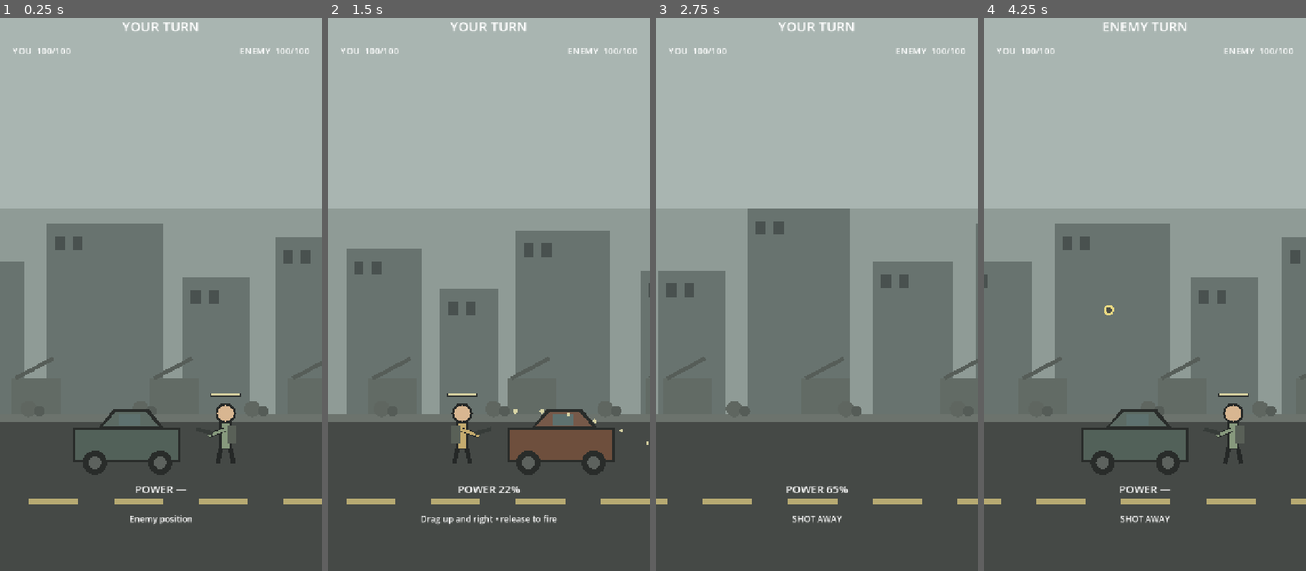
Above: before the commit, frames 1-4 (left to right).
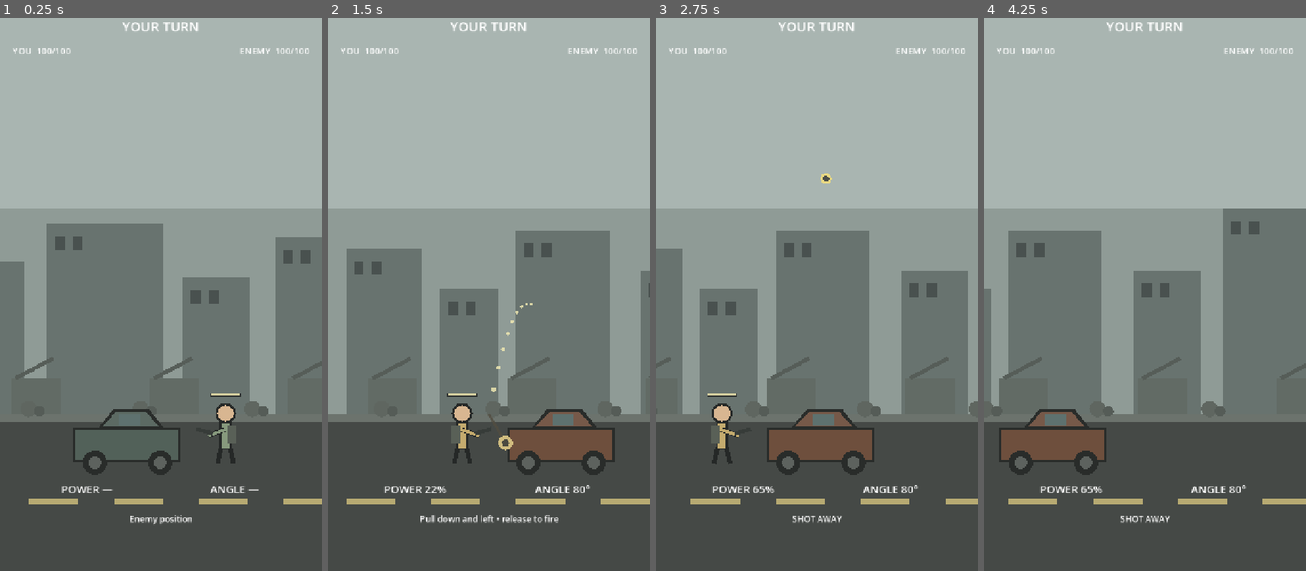
Above: after the commit, the same moments.

Repository: phantompixel-developer/FortKnocks
Game: Godot game, scene res://game/battle/battle.tscn
The game is run twice, just before and just after one commit, with the same random seed, the same clock (stepped at 60 frames per second) and the same inputs.
Inputs (mouse positions are in pixels of both pictures, inside the frame that each line leads up to):
- Up to frame 1 (0.25 s): no input
- Up to frame 2 (1.5 s): move the mouse to (559, 255) at 0.52 s; click (559, 255) at 0.67 s; drag from (424, 311) to (472, 399) at 1.27 s
- Up to frame 3 (2.75 s): move the mouse to (849, 156) at 2.02 s; click (849, 156) at 2.17 s
- Up to frame 4 (4.25 s): drag from (1128, 399) to (1048, 200) at 2.77 s; move the mouse to (1241, 371) at 3.52 s; click (1241, 371) at 3.67 s

The runs differ from the first frame. In frame 1, 0.3% of the frame differs, in the area x 19-81%, y 84-86%; in frame 2, 0.9%; in frame 3, 17%; in frame 4, 21%, in the area x 0-100%, y 0-88%.

Commit message:
feat: add pullback aiming and angle readout

Diff:
--- a/game/battle/aim_guide.gd
+++ b/game/battle/aim_guide.gd
@@ -2,15 +2,17 @@
 extends Node2D
 
 var _velocity := Vector2.ZERO
+var _pullback_offset := Vector2.ZERO
 var _active := false
 var _gravity := 980.0
 
 func _ready() -> void:
 	_gravity = float(ProjectSettings.get_setting("physics/2d/default_gravity", 980.0))
 
-func show_prediction(origin: Vector2, launch_velocity: Vector2) -> void:
+func show_prediction(origin: Vector2, launch_velocity: Vector2, pullback_offset: Vector2) -> void:
 	global_position = origin
 	_velocity = launch_velocity
+	_pullback_offset = pullback_offset
 	_active = true
 	queue_redraw()
 
@@ -22,6 +24,11 @@
 	if not _active:
 		return
 
+	# Virtual tension line shows the finger pulling opposite the firing direction.
+	draw_line(Vector2.ZERO, _pullback_offset, Color(0.32, 0.30, 0.25, 0.82), 5.0, true)
+	draw_circle(_pullback_offset, 16.0, Color(0.86, 0.78, 0.52, 0.92))
+	draw_circle(_pullback_offset, 8.0, Color(0.27, 0.27, 0.24, 0.96))
+
 	for i in range(1, 10):
 		var t := float(i) * 0.085
 		var point := _velocity * t + Vector2(0.0, 0.5 * _gravity * t * t)
--- a/game/battle/battle.tscn
+++ b/game/battle/battle.tscn
@@ -123,12 +123,22 @@
 
 [node name="PowerLabel" type="Label" parent="HUD/Root"]
 layout_mode = 0
-offset_left = 210.0
+offset_left = 60.0
 offset_top = 1080.0
-offset_right = 510.0
+offset_right = 330.0
 offset_bottom = 1124.0
 theme_override_font_sizes/font_size = 24
 text = "POWER —"
+horizontal_alignment = 1
+
+[node name="AngleLabel" type="Label" parent="HUD/Root"]
+layout_mode = 0
+offset_left = 390.0
+offset_top = 1080.0
+offset_right = 660.0
+offset_bottom = 1124.0
+theme_override_font_sizes/font_size = 24
+text = "ANGLE —"
 horizontal_alignment = 1
 
 [node name="HintLabel" type="Label" parent="HUD/Root"]
--- a/game/battle/battle_controller.gd
+++ b/game/battle/battle_controller.gd
@@ -23,6 +23,7 @@
 @onready var health_label: Label = $HUD/Root/HealthLabel
 @onready var enemy_health_label: Label = $HUD/Root/EnemyHealthLabel
 @onready var power_label: Label = $HUD/Root/PowerLabel
+@onready var angle_label: Label = $HUD/Root/AngleLabel
 @onready var hint_label: Label = $HUD/Root/HintLabel
 @onready var restart_button: Button = $HUD/Root/RestartButton
 
@@ -31,6 +32,7 @@
 var _drag_start := Vector2.ZERO
 var _aim_velocity := Vector2.ZERO
 var _aim_power := 0.0
+var _aim_angle_degrees := 0.0
 var _active_shooter: Combatant
 
 func _ready() -> void:
@@ -67,25 +69,39 @@
 	_dragging = true
 	_drag_start = screen_position
 	_aim_power = 0.0
-	hint_label.text = "Drag up and right • release to fire"
+	_aim_angle_degrees = 0.0
+	power_label.text = "POWER 0%"
+	angle_label.text = "ANGLE —"
+	hint_label.text = "Pull down and left • release to fire"
 
 func _update_drag(screen_position: Vector2) -> void:
 	if not _dragging:
 		return
 
-	var drag := screen_position - _drag_start
-	var length := minf(drag.length(), MAX_DRAG)
+	var pullback := screen_position - _drag_start
+	var length := minf(pullback.length(), MAX_DRAG)
 	if length < 1.0:
-		return
-
-	var angle := atan2(-drag.y, maxf(drag.x, 1.0))
+		_aim_power = 0.0
+		_aim_angle_degrees = 0.0
+		power_label.text = "POWER 0%"
+		angle_label.text = "ANGLE —"
+		aim_guide.clear()
+		return
+
+	# Slingshot-style control: the shot travels opposite the finger pull.
+	var constrained_pullback := pullback.normalized() * length
+	var throw_vector := -constrained_pullback
+	var angle := atan2(-throw_vector.y, throw_vector.x)
 	angle = clampf(angle, deg_to_rad(10.0), deg_to_rad(80.0))
+
 	_aim_power = clampf(length / MAX_DRAG, 0.0, 1.0)
+	_aim_angle_degrees = rad_to_deg(angle)
 	var speed := lerpf(MIN_SPEED, MAX_SPEED, _aim_power)
 	_aim_velocity = Vector2(cos(angle), -sin(angle)) * speed
 
-	aim_guide.show_prediction(player.get_launch_origin(), _aim_velocity)
+	aim_guide.show_prediction(player.get_launch_origin(), _aim_velocity, constrained_pullback)
 	power_label.text = "POWER %d%%" % int(round(_aim_power * 100.0))
+	angle_label.text = "ANGLE %d°" % int(round(_aim_angle_degrees))
 
 func _end_drag(screen_position: Vector2) -> void:
 	if not _dragging:
@@ -97,7 +113,8 @@
 	if _aim_power * MAX_DRAG < MIN_FIRE_DRAG:
 		aim_guide.clear()
 		power_label.text = "POWER —"
-		hint_label.text = "Drag up and right to aim"
+		angle_label.text = "ANGLE —"
+		hint_label.text = "Pull down and left to aim"
 		return
 
 	_fire_projectile(player, _aim_velocity)
@@ -109,6 +126,7 @@
 	phase = Phase.INTRO
 	aim_guide.clear()
 	power_label.text = "POWER —"
+	angle_label.text = "ANGLE —"
 	turn_label.text = "YOUR TURN"
 
 	if show_enemy_preview:
@@ -125,7 +143,7 @@
 		return
 
 	phase = Phase.PLAYER_AIM
-	hint_label.text = "Drag up and right to aim • release to fire"
+	hint_label.text = "Pull down and left to aim • release to fire"
 
 func _start_enemy_turn() -> void:
 	if _check_game_over():
@@ -135,6 +153,7 @@
 	aim_guide.clear()
 	turn_label.text = "ENEMY TURN"
 	power_label.text = "POWER —"
+	angle_label.text = "ANGLE —"
 	hint_label.text = "Enemy is lining up a shot"
 	camera_director.focus_x(enemy.global_position.x, 0.42)
 	await get_tree().create_timer(0.72).timeout
@@ -202,6 +221,7 @@
 	aim_guide.clear()
 	restart_button.visible = true
 	power_label.text = ""
+	angle_label.text = ""
 
 	if player.is_alive():
 		turn_label.text = "YOU WIN"
Not shown, changed: docs/design/combat_design.md
